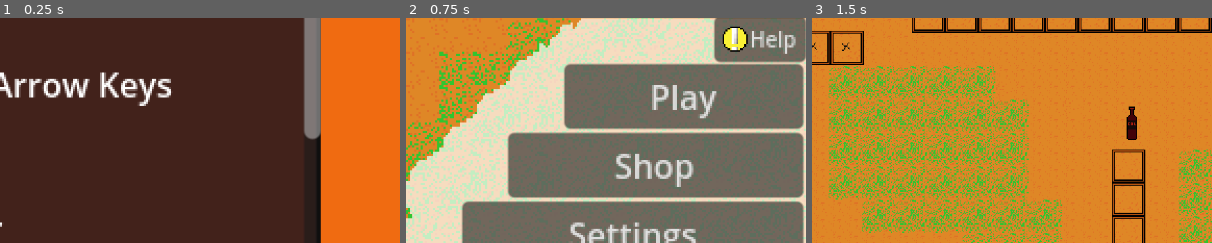
Above: before the commit, frames 1-3 (left to right).
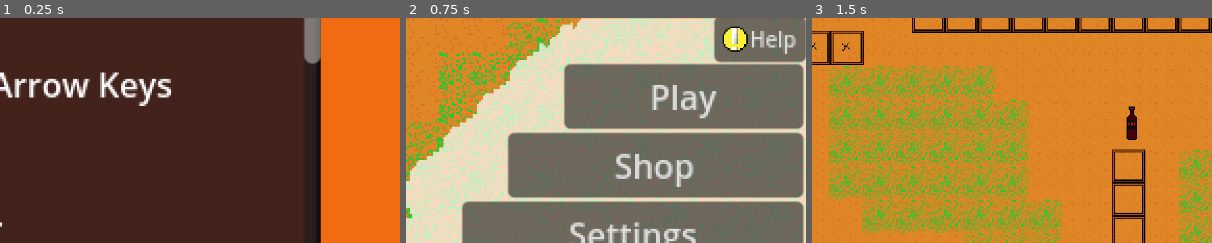
Above: after the commit, the same moments.

Repository: maltech0005-tech/Burper
Game: Godot game, scene res://scenes/help.tscn
Same seed, same stepped clock (60 frames per second), same inputs: the game is played once before the commit and once after it. This scene is started directly instead of the project's main scene.
Inputs:
- Up to frame 1 (0.25 s): no input
- Up to frame 2 (0.75 s): click "Back" at 0.5 s
- Up to frame 3 (1.5 s): click "Play" at 1.25 s
The pictures show only the part of the screen within x 50-100%, y 30-80%; the shares and areas given below are measured in that part.

The runs differ from the first frame. In frame 1, 1.4% of the frame differs, in the area x 76-81%, y 17-54%; in frame 2, nothing differs; in frame 3, nothing differs.

Commit message:
added background music to the mainmenu scene, and added the game navigation info preparing for the image example

Diff:
--- a/scenes/help.tscn
+++ b/scenes/help.tscn
@@ -50,7 +50,14 @@
 
 [ul]Open help page in game[/ul]
 	  -pause the game and click the help
-	   button"
+	   button
+
+[u]Goal[/u]
+[ul]move arround to locate some cola
+move towards and collide with the cola
+once you collide the cola will tilt towards you and you will start chugging
+repeat the steps and accumulate
+when the counter ends you will be taken to a reward scene and get rewarded according to the amount of cola you drank[/ul]"
 
 [node name="back" type="Button" parent="."]
 offset_right = 8.0
--- a/scenes/main_menu.tscn
+++ b/scenes/main_menu.tscn
@@ -1,23 +1,28 @@
-[gd_scene load_steps=43 format=4 uid="uid://co6djgx6rrq4p"]
+[gd_scene load_steps=44 format=4 uid="uid://co6djgx6rrq4p"]
 
 [ext_resource type="Texture2D" uid="uid://ccliveox0nqo4" path="res://assets/BurperSpriteSheet.png" id="1_ekxnf"]
 [ext_resource type="Texture2D" uid="uid://cdcigcne2u1x7" path="res://assets/BurpMeter.png" id="2_bqqt6"]
 [ext_resource type="Texture2D" uid="uid://csectinmqioga" path="res://assets/help_icon.png" id="3_bqqt6"]
+[ext_resource type="AudioStream" uid="uid://bhljqpkqbncfv" path="res://assets/mainmenu_background.mp3" id="4_wu84c"]
 
 [sub_resource type="GDScript" id="GDScript_bqqt6"]
 resource_name = "main_menu"
 script/source = "extends Node2D
 @onready var help_hover: Label = $help_hover
+@onready var background: AudioStreamPlayer = $background
 
 # Called when the node enters the scene tree for the first time.
 func _ready() -> void:
-	pass # Replace with function body.
+	background.play()
 
 
 # Called every frame. 'delta' is the elapsed time since the previous frame.
 func _process(delta: float) -> void:
 	pass
 
+func _on_help_pressed() -> void:
+	get_tree().change_scene_to_file('res://scenes/help.tscn')
+
 func _on_play_pressed() -> void:
 	get_tree().change_scene_to_file(\"res://scenes/game.tscn\")
 
@@ -35,9 +40,6 @@
 
 func _on_help_mouse_exited() -> void:
 	help_hover.visible=false
-
-func _on_help_pressed() -> void:
-	get_tree().change_scene_to_file('res://scenes/help.tscn')
 "
 
 [sub_resource type="TileSetAtlasSource" id="TileSetAtlasSource_wu84c"]
@@ -2131,6 +2133,9 @@
 text = "Click to learn how to play and navigate through the game"
 autowrap_mode = 2
 
+[node name="background" type="AudioStreamPlayer" parent="."]
+stream = ExtResource("4_wu84c")
+
 [connection signal="pressed" from="play" to="." method="_on_play_pressed"]
 [connection signal="pressed" from="shop" to="." method="_on_shop_pressed"]
 [connection signal="pressed" from="settings" to="." method="_on_settings_pressed"]
Not shown, added: assets/mainmenu_background.mp3.import
Not shown, added: assets/mainmenu_background.mp3
